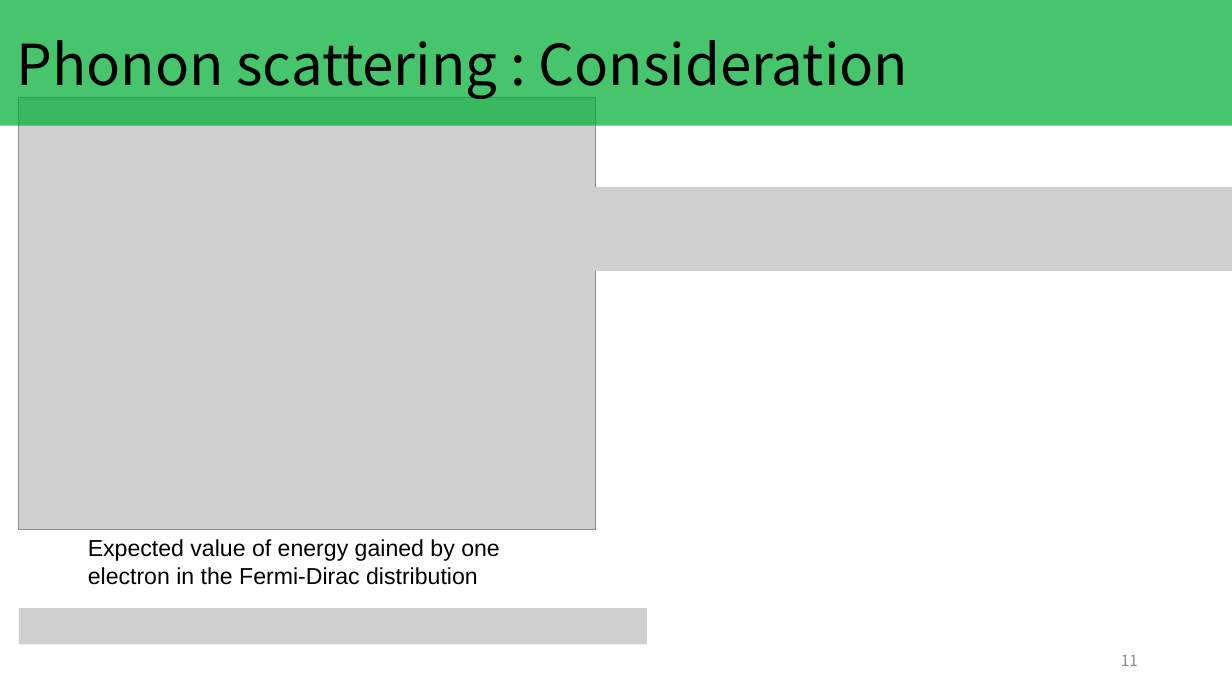
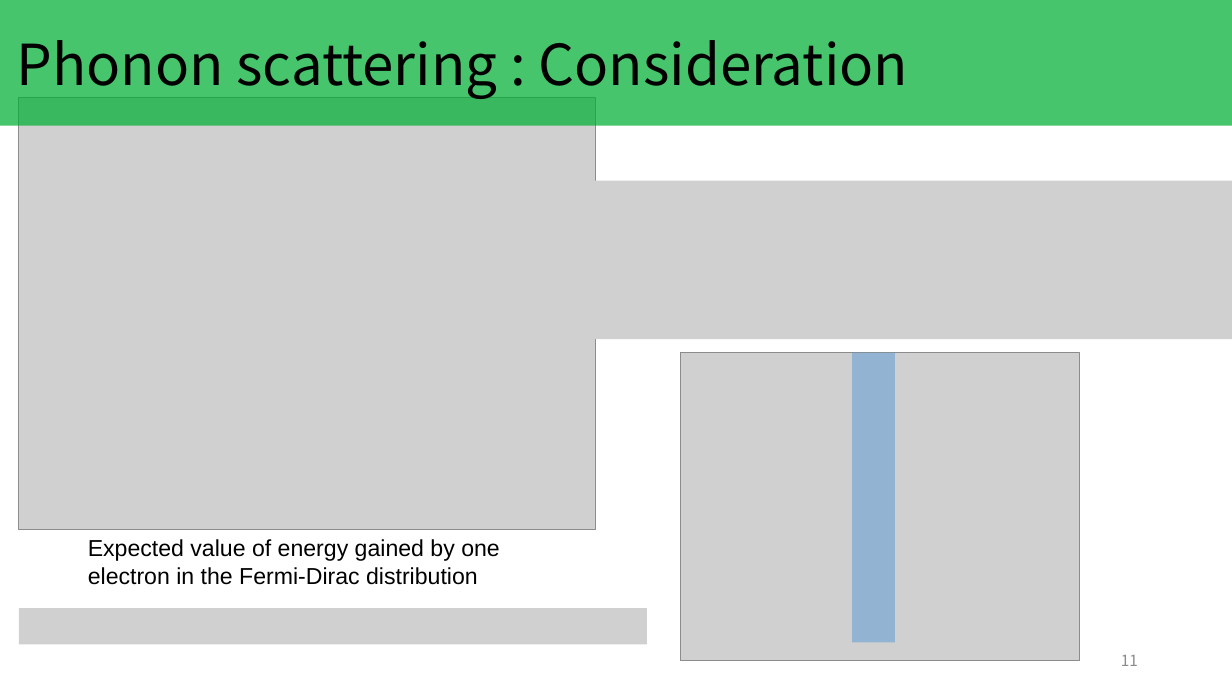
Before and after one commit to KeitoKubo/MonteCarlo-simulation-with-Fermi-degeneracy, a slide deck: slide 11 of presentation/kubo_20231129.pptx. Drawn at 1232x693 pixels with LibreOffice and Linux fonts; fonts in the diff are those of the drawing; grey boxes stand for pictures. Boxes give left, top, right and bottom in pixels: in the first picture for what was removed or moved away, otherwise in the second. Text is boxed around its words. In the diff, an @@ line names an element or a change of style, - is before the commit and + after.

```diff
--- a/presentation/kubo_20231129.pptx
+++ b/presentation/kubo_20231129.pptx
@@ picture resized from (x1=558, y1=187, x2=1232, y2=271) to (x1=558, y1=180, x2=1232, y2=339) @@
@@ picture added at (x1=681, y1=353, x2=1080, y2=661) @@
@@ rectangle added at (x1=852, y1=353, x2=895, y2=642), fill #5B9BD5 at 52% opacity @@
```
Also in this commit, not shown: 1 slide added, 7 other files.
